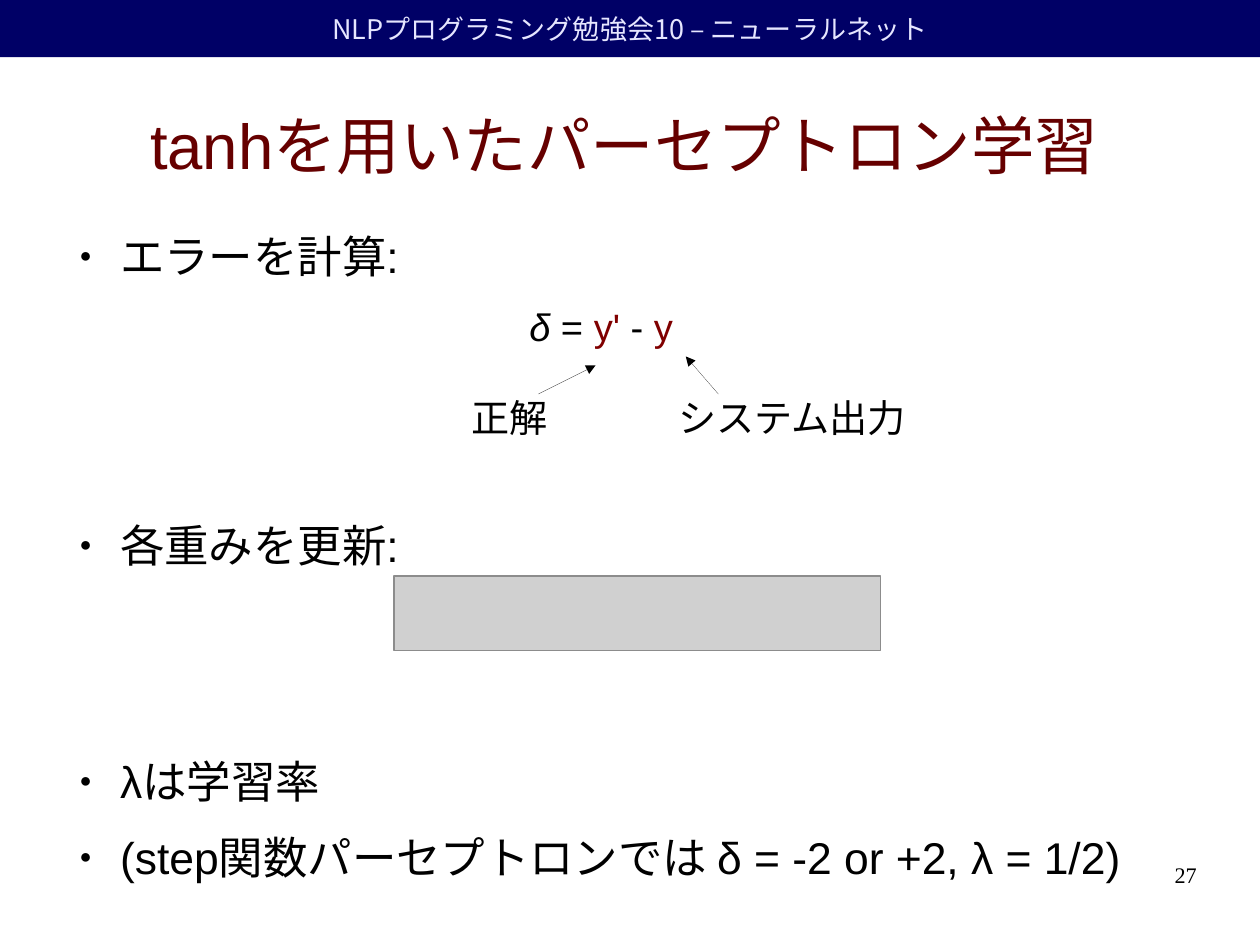
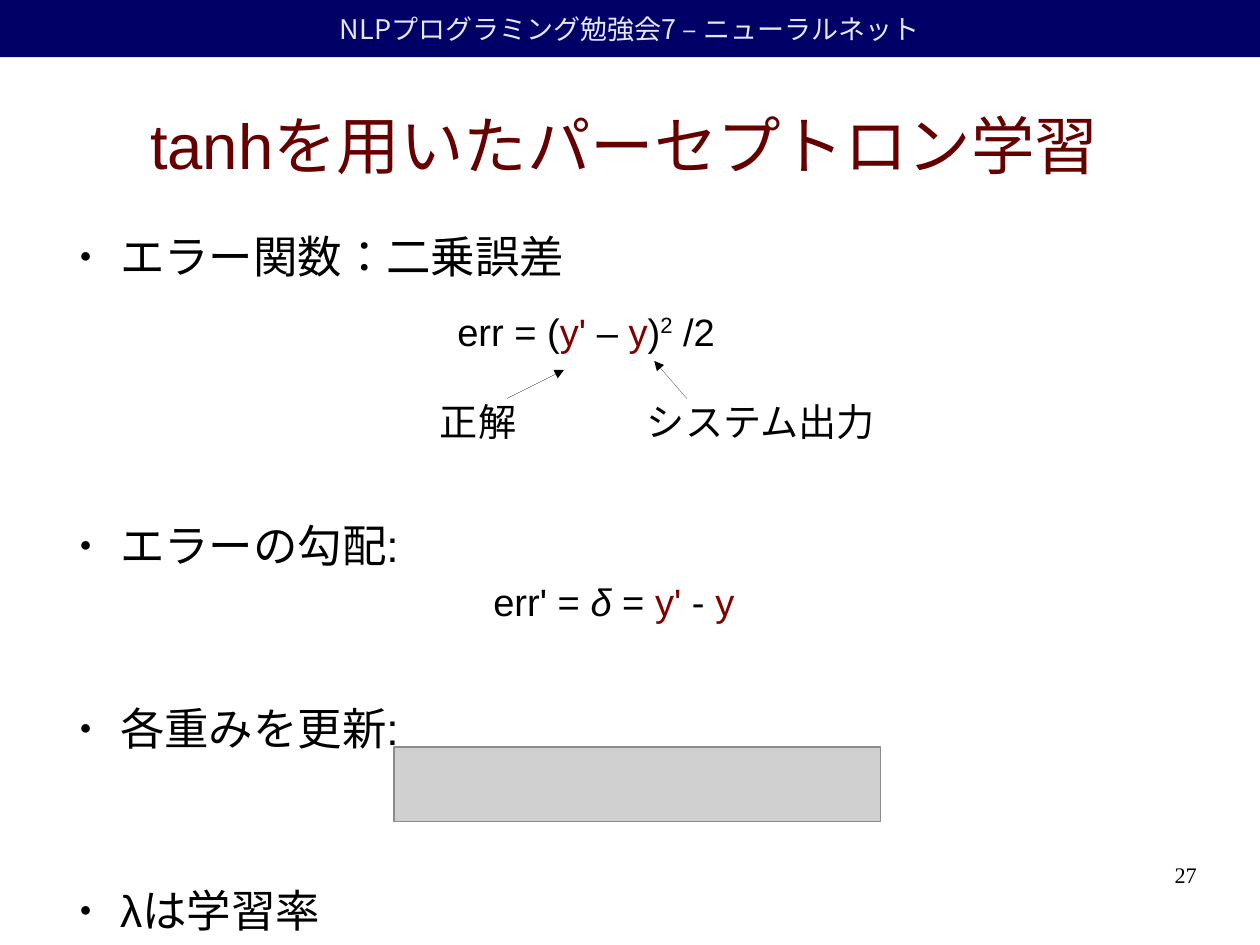
Before and after one commit to duffrind/nlppractice, a slide deck: slide 27 of download/07-nn/nlp-programming-ja-07-nn.odp. Drawn at 1260x945 pixels with LibreOffice and Linux fonts; fonts in the diff are those of the drawing; grey boxes stand for pictures; background and template pictures are left out. Boxes give left, top, right and bottom in pixels: in the first picture for what was removed or moved away, otherwise in the second. Text is boxed around its words. In the diff, an @@ line names an element or a change of style, - is before the commit and + after.

```diff
--- a/download/07-nn/nlp-programming-ja-07-nn.odp
+++ b/download/07-nn/nlp-programming-ja-07-nn.odp
@@ text in rectangle at box(340, 16, 919, 41): text changed @@
-NLPプログラミング勉強会10 – ニューラルネット
+NLPプログラミング勉強会7 – ニューラルネット
@@ text at box(120, 235, 564, 566): text changed @@
-● エラーを計算:
+● エラー関数：二乗誤差
+● エラーの勾配:
@@ text added at box(457, 317, 715, 354), 24 pt, text #000000 @@
+err = (y' – y)2 /2
@@ 2 texts, 2 arrows: place and size @@
-2 texts, 2 arrows at box(471, 357, 905, 435)
+2 texts, 2 arrows at box(440, 361, 874, 439)
@@ text at box(493, 588, 734, 624): text changed @@
-δ = y' - y
+err' = δ = y' - y
@@ picture: place and size @@
-picture at box(394, 576, 880, 651)
+picture at box(394, 748, 880, 822)
@@ text at box(120, 839, 1121, 883): paragraph removed @@
-● (step関数パーセプトロンでは δ = -2 or +2, λ = 1/2)
```
Also in this commit, not shown: 33 other slides changed, 7 slides added, 1 slide removed, 3 other files.
